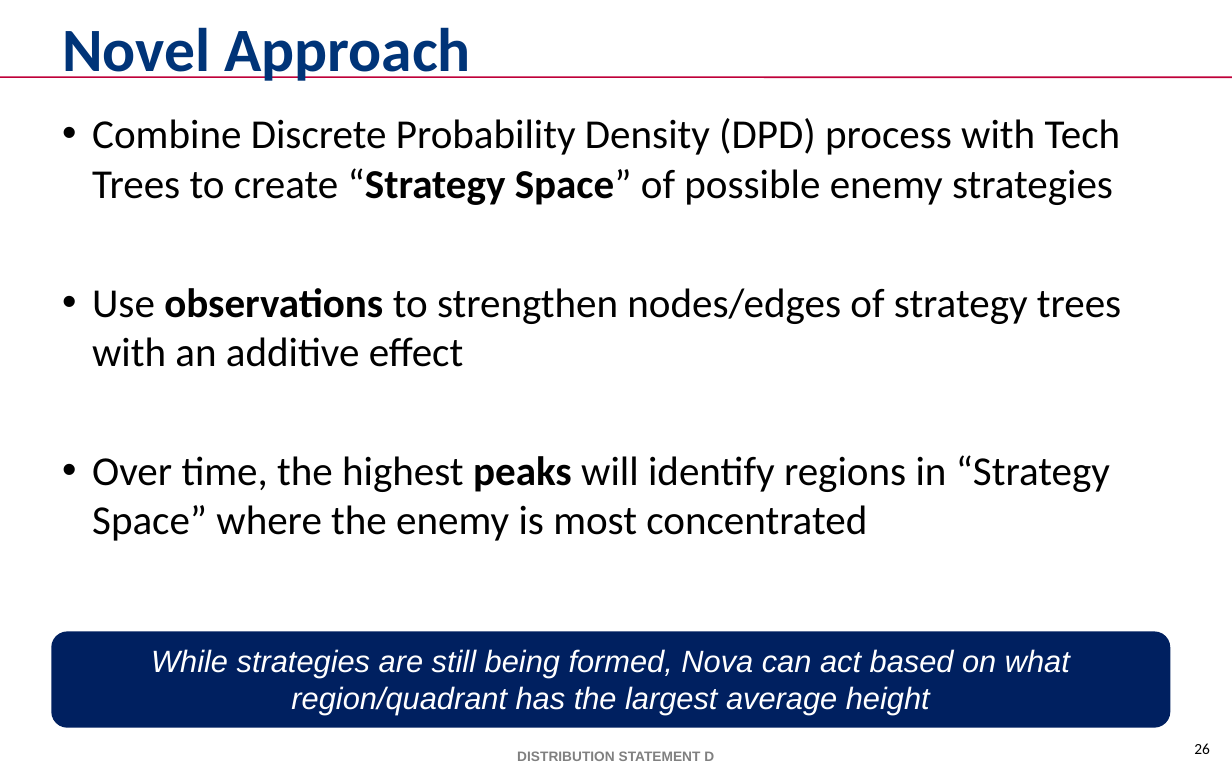
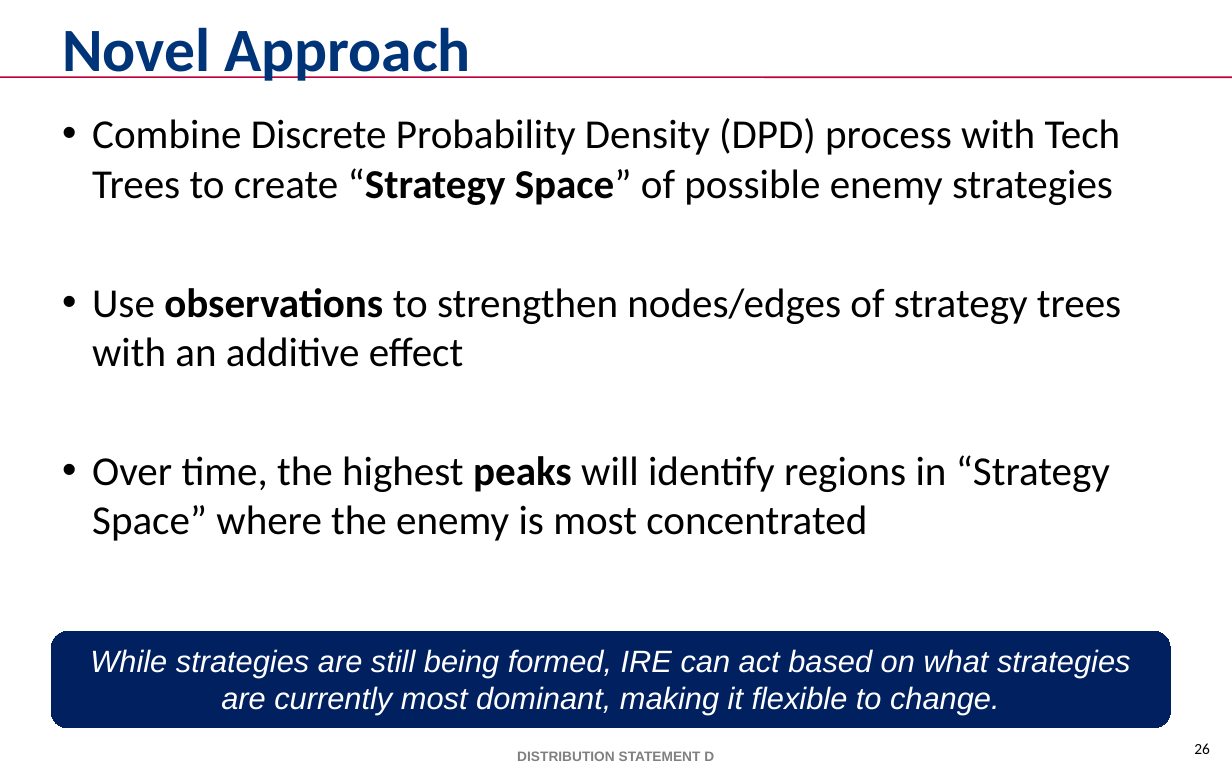
Before and after one commit to mikewkozak/IRE, a slide deck: slide 26 of Documentation/Thesis/Submission Draft/mkozak - Intent Recognition Engine.pptx. Drawn at 1232x770 pixels with LibreOffice and Linux fonts; fonts in the diff are those of the drawing; background and template pictures are left out. Boxes give left, top, right and bottom in pixels: in the first picture for what was removed or moved away, otherwise in the second. Text is boxed around its words. In the diff, an @@ line names an element or a change of style, - is before the commit and + after.

```diff
--- a/Documentation/Thesis/Submission Draft/mkozak - Intent Recognition Engine.pptx
+++ b/Documentation/Thesis/Submission Draft/mkozak - Intent Recognition Engine.pptx
@@ rounded rectangle "While strategies are still being ..." at [52, 631, 1170, 727]: outline none to #002060 0.75 pt @@
@@ text in rounded rectangle at [90, 649, 1130, 715]: text changed @@
-While strategies are still being formed, Nova can act based on what region/quadrant has the largest average height
+While strategies are still being formed, IRE can act based on what strategies are currently most dominant, making it flexible to change.
```
Also in this commit, not shown: 15 other slides changed, 2 slides added, 1 slide removed.
